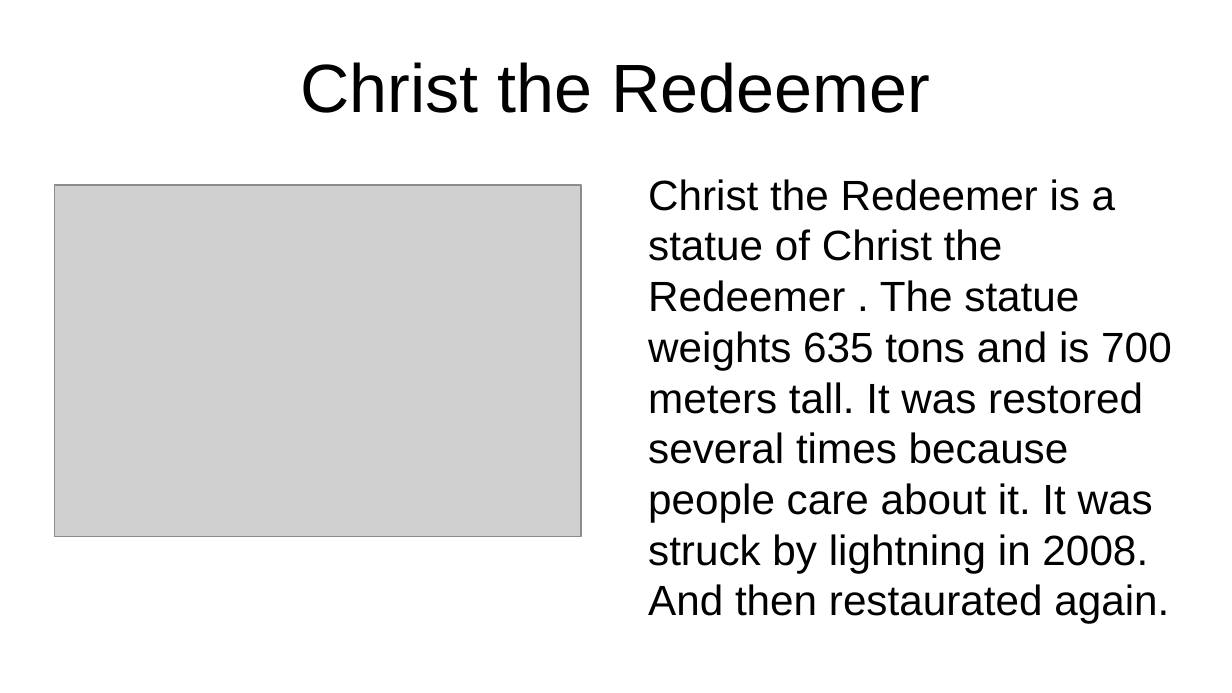
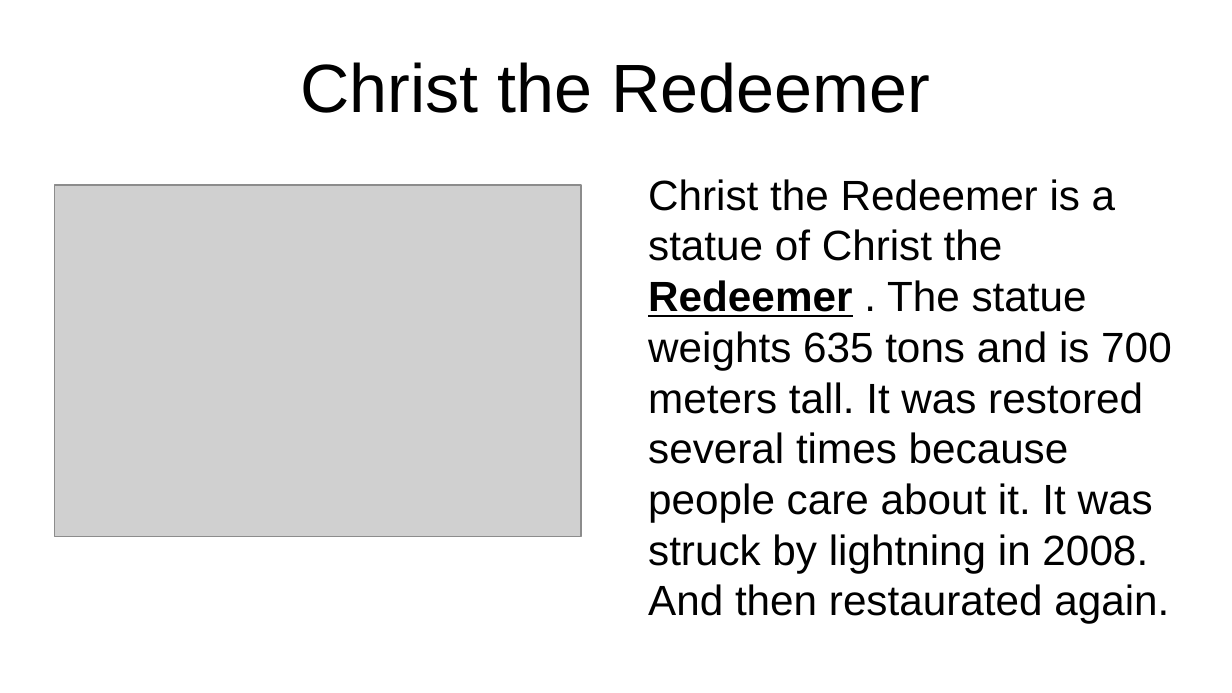
Before and after one commit to Catalinhimself/UTM, a slide deck: slide 9 of eng/wonders/wonders.odp. Drawn at 1232x693 pixels with LibreOffice and Linux fonts; fonts in the diff are those of the drawing; grey boxes stand for pictures. Boxes give left, top, right and bottom in pixels: in the first picture for what was removed or moved away, otherwise in the second. Text is boxed around its words. In the diff, an @@ line names an element or a change of style, - is before the commit and + after.

```diff
--- a/eng/wonders/wonders.odp
+++ b/eng/wonders/wonders.odp
@@ text "Christ the Redeemer is a ..." at (648,179,1171,573): bold on, underline on in "Redeemer" @@
```
Also in this commit, not shown: 6 other slides changed, 1 slide added, 1 slide removed, 34 other files.
